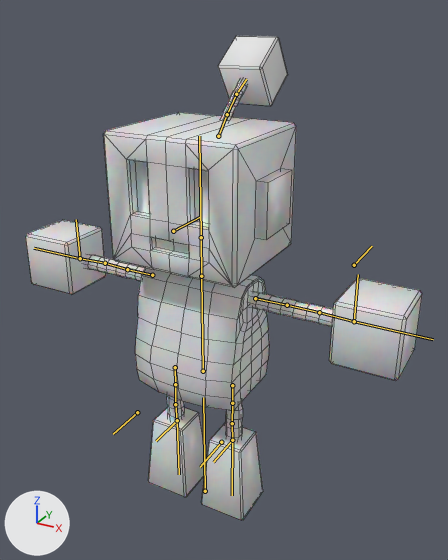
A saved change to the Blender file Sviluppo/Blender/npc_1.blend.
Rendered twice from a 50 mm camera at (7.33, -12.19, 12.98) aimed at (0.4, 0.42, 6.68). Lighting does not change. The marker at lower left points along +X, +Y and +Z. The picture after the commit comes second. The bones that change, and the others that lie on the model, are drawn over the model as lines. Mesh edges are drawn as thin lines.

Names of what the first picture shows: 'Cube', 'robot'.
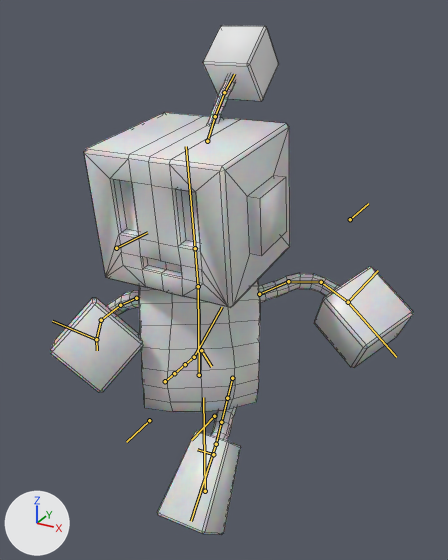
The newer file adds an action. The first version stands in its rest pose; the second is drawn at frame 0 of the action 'ArmatureAction.004'.

Location of each change, [x1, y1, x2, y2] in pixels of the pictures (448 x 560 px):
'Cube', posed (8% narrower): before [26, 112, 422, 520]; after [50, 112, 413, 535]
'robot', posed (6% narrower): before [83, 36, 333, 441]; after [106, 26, 340, 440]
bone 'body', root to tip: before (203, 371) to (201, 276); after (199, 375) to (198, 286)
bone 'neck', root to tip: before (201, 276) to (201, 237); after (198, 286) to (195, 248)
bone 'leg_IK.L', root to tip: before (232, 440) to (213, 462); after (213, 454) to (197, 449)
bone 'leg_pole.L', root to tip: before (221, 442) to (200, 467); after (214, 416) to (191, 440)
bone 'leg_IK.R', root to tip: before (177, 420) to (156, 441); after (201, 350) to (211, 366)
bone 'leg_pole.R', root to tip: before (137, 412) to (113, 434); after (149, 420) to (126, 442)
bone 'arm_IK.L', root to tip: before (354, 321) to (358, 274); after (348, 302) to (378, 270)
bone 'arm_pole.L', root to tip: before (354, 265) to (372, 246); after (350, 219) to (368, 203)
bone 'arm_IK.R', root to tip: before (80, 258) to (76, 219); after (96, 339) to (52, 321)
bone 'arm_pole.R', root to tip: before (173, 231) to (201, 216); after (116, 248) to (147, 232)

What the commit changed:
Bone 'body' (bone_body) moves from (0.0, 0.0, 0.0) to (0.0, 0.0, 0.22).
Bone 'body' (bone_body) turns from (0, 0, 0) to (8, 34, 0) degrees about its own x, y and z.
Bone 'neck' (bone_neck) turns from (0, 0, 0) to (7, 0, 0) degrees about its own x, y and z.
Bone 'leg_IK.L' (bone_leg_ik_l) moves from (0.0, 0.0, 0.0) to (0.08, 1.17, -0.37).
Bone 'leg_IK.L' (bone_leg_ik_l) turns from (0, 0, 0) to (-43, 0, 0) degrees about its own x, y and z.
Bone 'leg_pole.L' (bone_leg_pole_l) moves from (0.0, 0.0, 0.0) to (-0.07, 0.21, -0.89).
Bone 'leg_IK.R' (bone_leg_ik_r) moves from (0.0, 0.0, 0.0) to (-0.08, -1.56, -1.48).
Bone 'leg_IK.R' (bone_leg_ik_r) turns from (0, 0, 0) to (124, 0, 0) degrees about its own x, y and z.
Bone 'leg_pole.R' (bone_leg_pole_r) moves from (0.0, 0.0, 0.0) to (0.08, -0.4, 0.49).
Bone 'arm_IK.L' (bone_arm_ik_l) moves from (0.0, 0.0, 0.0) to (-0.53, -0.18, -1.24).
Bone 'arm_IK.L' (bone_arm_ik_l) turns from (0, 0, 0) to (-2, -15, -33) degrees about its own x, y and z.
Bone 'arm_pole.L' (bone_arm_pole_l) moves from (0.0, 0.0, 0.0) to (-1.33, -0.21, -0.17).
Bone 'arm_IK.R' (bone_arm_ik_r) moves from (0.0, 0.0, 0.0) to (2.04, -1.09, 1.92).
Bone 'arm_IK.R' (bone_arm_ik_r) turns from (0, 0, 0) to (-39, 136, 29) degrees about its own x, y and z.
Bone 'arm_pole.R' (bone_arm_pole_r) moves from (0.0, 0.0, 0.0) to (-0.53, -0.96, 1.53).
